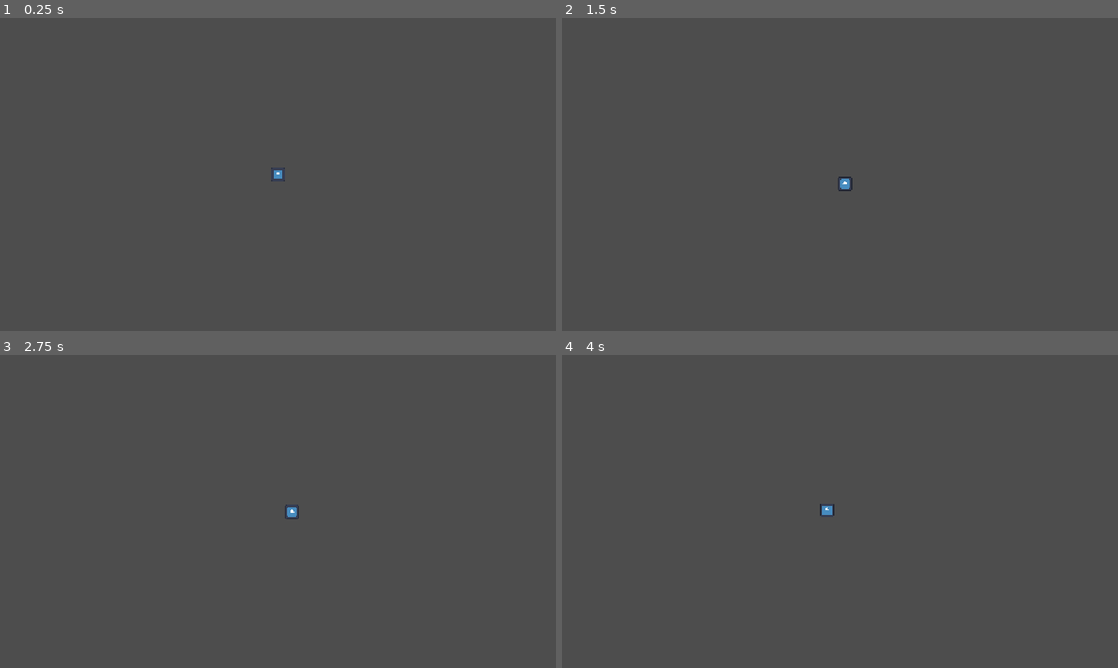
Above: before the commit, frames 1-4 (two rows, left to right).
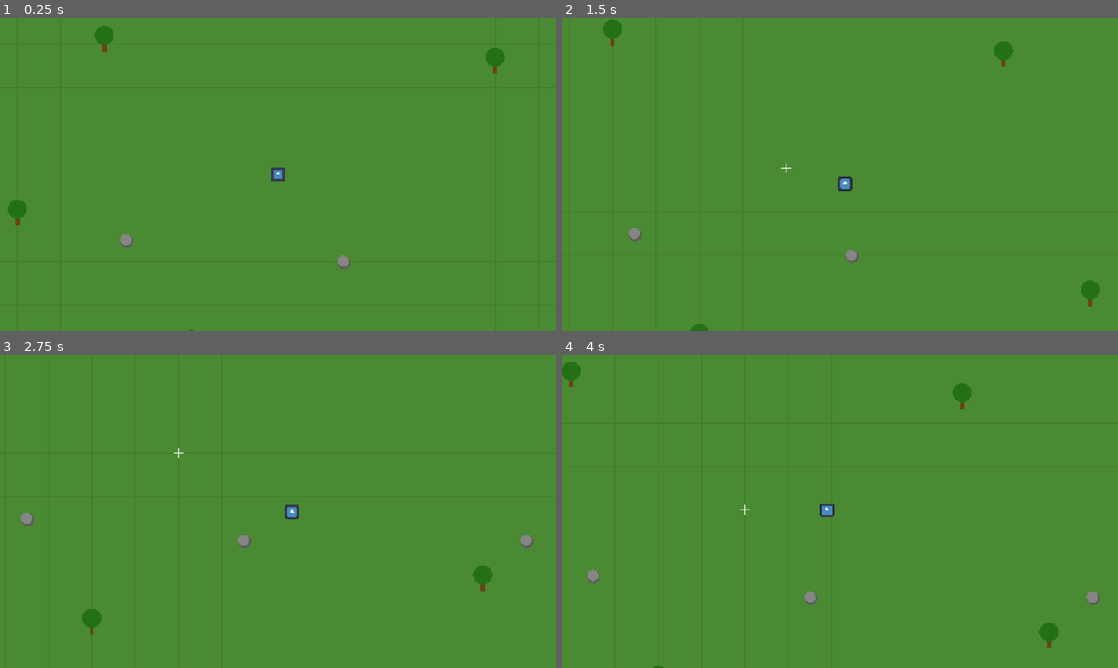
Above: after the commit, the same moments.

Repository: SOUSKEAIZEN/Eternals-of-Aetherfalls
Game: Godot game, scene res://main.tscn
Same seed, same stepped clock (60 frames per second), same inputs: the game is played once before the commit and once after it. The engine's default icon, where the game draws it, is replaced by a stand-in: a white triangle on a blue panel in a dark square.
Inputs:
- Up to frame 1 (0.25 s): no input
- Up to frame 2 (1.5 s): tap Enter at 0.5 s; hold D (move_right) 0.53-1.28 s; hold S (move_down) from 1.28 s (still down)
- Up to frame 3 (2.75 s): release S (move_down) at 2.03 s; hold D (move_right) from 2.03 s (still down)
- Up to frame 4 (4 s): release D (move_right) at 2.78 s; hold W (move_up) 2.78-3.53 s; hold A (move_left) from 3.53 s (still down)

The runs differ from the first frame. In frame 1, 100% of the frame differs, in the area x 0-100%, y 0-100%; in frame 2, 100%; in frame 3, 100%; in frame 4, 100%.

Commit message:
Create temporary player movement test environment

Diff:
--- a/main.tscn
+++ b/main.tscn
@@ -1,7 +1,18 @@
 [gd_scene format=3 uid="uid://ie187e7k3cj4"]
 
 [ext_resource type="PackedScene" uid="uid://b5jgtvm6qbban" path="res://scenes/player/player.tscn" id="1_player_scene"]
+[ext_resource type="Script" path="res://scripts/systems/test_environment.gd" id="2_test_environment"]
 
 [node name="Main" type="Node2D" unique_id=434423615]
 
+[node name="TestEnvironment" type="Node2D" parent="."]
+z_index = -1
+script = ExtResource("2_test_environment")
+
+[node name="Ground" type="Node2D" parent="TestEnvironment"]
+
+[node name="Grid" type="Node2D" parent="TestEnvironment"]
+
+[node name="Landmarks" type="Node2D" parent="TestEnvironment"]
+
 [node name="Player" parent="." instance=ExtResource("1_player_scene")]
--- /dev/null
+++ b/scripts/systems/test_environment.gd
@@ -0,0 +1,123 @@
+## Temporary test environment for player movement verification.
+## Draws a large grass field, a pixel grid, trees and rocks using _draw().
+## This scene is for prototype testing only and will be replaced by the
+## permanent world in a later task.
+##
+## Nothing here moves or runs any per-frame logic — _draw() is called once
+## on startup and never again, keeping runtime cost at zero.
+extends Node2D
+
+
+# ---------------------------------------------------------------------------
+# Ground
+# ---------------------------------------------------------------------------
+const GROUND_HALF: int    = 3000
+const COLOR_GROUND: Color = Color(0.29, 0.54, 0.20)        # Grass green
+
+# ---------------------------------------------------------------------------
+# Grid
+# ---------------------------------------------------------------------------
+const GRID_STEP: int      = 100
+const GRID_WIDTH: float   = 1.0
+const COLOR_GRID: Color   = Color(0.22, 0.44, 0.14, 0.45)  # Darker green, semi-transparent
+
+# ---------------------------------------------------------------------------
+# Origin marker  (white cross at world 0,0 — shows player spawn point)
+# ---------------------------------------------------------------------------
+const COLOR_ORIGIN: Color = Color(1.0, 1.0, 1.0, 0.70)
+
+# ---------------------------------------------------------------------------
+# Trees
+# ---------------------------------------------------------------------------
+const COLOR_TRUNK:   Color = Color(0.42, 0.26, 0.09)
+const COLOR_FOLIAGE: Color = Color(0.14, 0.44, 0.09)
+
+const TREE_POSITIONS: Array = [
+	Vector2(-400, -300), Vector2( 500, -250), Vector2(-200,  400),
+	Vector2( 700,  300), Vector2(-600,  100), Vector2( 300, -500),
+	Vector2(-800, -400), Vector2( 900, -100), Vector2(-100,  700),
+	Vector2( 600,  600), Vector2(-700,  700), Vector2( 200, -800),
+	Vector2(-500, -700), Vector2( 800, -600), Vector2(-300, -600),
+	Vector2(1200,  400), Vector2(-1200, -200), Vector2(1000,  800),
+	Vector2(-1000, 600), Vector2( 400, 1200), Vector2(-1400,  500),
+	Vector2(1500, -400), Vector2(-200, -1200), Vector2(1300, 1000),
+	Vector2(-1600, -800), Vector2(1800,  300), Vector2(-500, 1600),
+]
+
+# ---------------------------------------------------------------------------
+# Rocks
+# ---------------------------------------------------------------------------
+const COLOR_ROCK:      Color = Color(0.52, 0.52, 0.52)
+const COLOR_ROCK_DARK: Color = Color(0.36, 0.36, 0.36)
+
+const ROCK_POSITIONS: Array = [
+	Vector2( 150,  200), Vector2(-350,  150), Vector2( 600, -400),
+	Vector2(-450,  500), Vector2( 800,  200), Vector2(-200, -500),
+	Vector2(1100, -300), Vector2(-900,  400), Vector2( 300,  900),
+	Vector2(-700, -600), Vector2( 500, 1100), Vector2(-1100, 800),
+	Vector2(1400,  200), Vector2(-300, 1300), Vector2( 700, -900),
+	Vector2(-1300, -500), Vector2(1600,  600), Vector2(-800, 1500),
+]
+
+
+# ---------------------------------------------------------------------------
+# Drawing
+# ---------------------------------------------------------------------------
+func _draw() -> void:
+	_draw_ground()
+	_draw_grid()
+	_draw_rocks()     # Rocks behind trees
+	_draw_trees()
+	_draw_origin_marker()
+
+
+func _draw_ground() -> void:
+	var size: float = GROUND_HALF * 2.0
+	draw_rect(
+		Rect2(Vector2(-GROUND_HALF, -GROUND_HALF), Vector2(size, size)),
+		COLOR_GROUND
+	)
+
+
+func _draw_grid() -> void:
+	var half: int = GROUND_HALF
+	# Vertical lines
+	var x: int = -half
+	while x <= half:
+		draw_line(Vector2(x, -half), Vector2(x, half), COLOR_GRID, GRID_WIDTH)
+		x += GRID_STEP
+	# Horizontal lines
+	var y: int = -half
+	while y <= half:
+		draw_line(Vector2(-half, y), Vector2(half, y), COLOR_GRID, GRID_WIDTH)
+		y += GRID_STEP
+
+
+func _draw_trees() -> void:
+	for pos in TREE_POSITIONS:
+		_draw_tree(pos)
+
+
+func _draw_tree(pos: Vector2) -> void:
+	# Brown trunk rectangle
+	draw_rect(Rect2(pos + Vector2(-5.0, -6.0), Vector2(10.0, 24.0)), COLOR_TRUNK)
+	# Green foliage circle, centred above the trunk
+	draw_circle(pos + Vector2(0.0, -20.0), 22.0, COLOR_FOLIAGE)
+
+
+func _draw_rocks() -> void:
+	for pos in ROCK_POSITIONS:
+		_draw_rock(pos)
+
+
+func _draw_rock(pos: Vector2) -> void:
+	# Dark shadow slightly offset for depth
+	draw_circle(pos + Vector2(2.0, 3.0), 15.0, COLOR_ROCK_DARK)
+	# Main rock body
+	draw_circle(pos, 13.0, COLOR_ROCK)
+
+
+func _draw_origin_marker() -> void:
+	# White cross marks world (0, 0) — the player's start position
+	draw_line(Vector2(-12.0, 0.0), Vector2(12.0, 0.0), COLOR_ORIGIN, 2.0)
+	draw_line(Vector2(0.0, -12.0), Vector2(0.0, 12.0), COLOR_ORIGIN, 2.0)
Not shown, added: scripts/systems/test_environment.gd.uid
